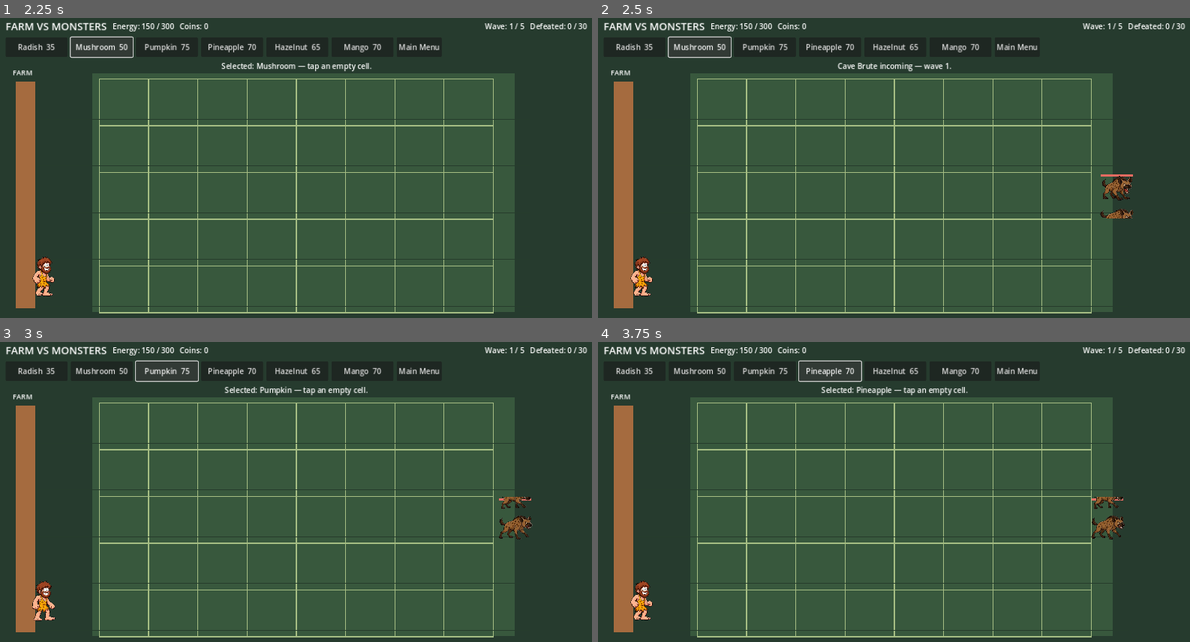
Above: before the commit, frames 1-4 (two rows, left to right).
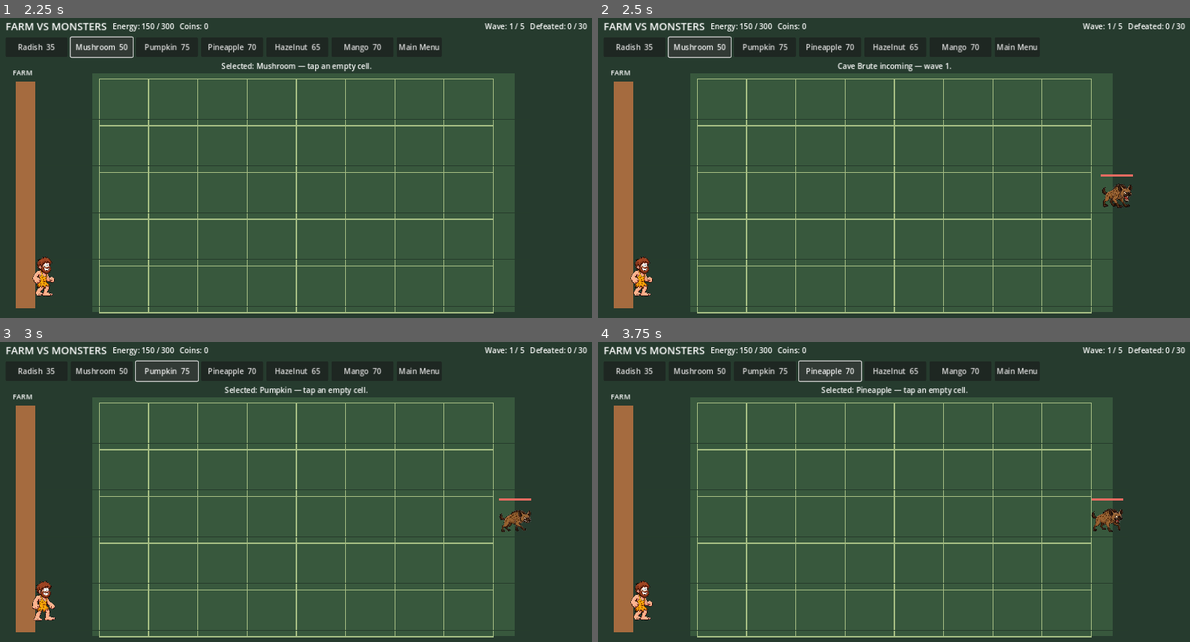
Above: after the commit, the same moments.

Repository: waelkamira/FarmVsMonsters
Game: Godot game, scene res://scenes/main.tscn
Two runs of this game, one before a commit and one after it. Both use one fixed random seed, a clock stepped at 60 frames per second and the inputs below.
Inputs:
- Up to frame 1 (2.25 s): click "Start Stage 1 — Live Combat" at 0.5 s; click "Radish 35" at 1.25 s; click "Mushroom 50" at 2 s
- Up to frame 2 (2.5 s): no input
- Up to frame 3 (3 s): click "Pumpkin 75" at 2.75 s
- Up to frame 4 (3.75 s): click "Pineapple 70" at 3.5 s

Frame 1 is identical in both runs. In frame 2, 0.5% of the frame differs, in the area x 84-91%, y 52-67%; in frame 3, 0.4%; in frame 4, 0.5%.

Commit message:
Correct hyena atlas frame grids after visual inspection

Diff:
--- a/godot/scripts/live_battle.gd
+++ b/godot/scripts/live_battle.gd
@@ -175,10 +175,10 @@
 	if monster_sprite_frames == null:
 		monster_sprite_frames = SpriteFrames.new()
 		_append_sheet_animation(monster_sprite_frames, "idle", "res://assets/characters/monsters/hyena/hyena-idle.png", 3, 1, 4.0, true)
-		_append_sheet_animation(monster_sprite_frames, "walk", "res://assets/monsters/hyena/hyena-walk.png", 3, 2, 8.0, true)
-		_append_sheet_animation(monster_sprite_frames, "run", "res://assets/monsters/hyena/hyena-run.png", 3, 2, 12.0, true)
+		_append_sheet_animation(monster_sprite_frames, "walk", "res://assets/monsters/hyena/hyena-walk.png", 3, 3, 8.0, true)
+		_append_sheet_animation(monster_sprite_frames, "run", "res://assets/monsters/hyena/hyena-run.png", 3, 3, 12.0, true)
 		_append_sheet_animation(monster_sprite_frames, "bite", "res://assets/monsters/hyena/hyena-bite.png", 3, 2, 8.0, true)
-		_append_sheet_animation(monster_sprite_frames, "hit", "res://assets/monsters/hyena/hyena-hit.png", 3, 2, 12.0, false)
+		_append_sheet_animation(monster_sprite_frames, "hit", "res://assets/monsters/hyena/hyena-hit.png", 3, 1, 12.0, false)
 		_append_sheet_animation(monster_sprite_frames, "death", "res://assets/monsters/hyena/hyena-death.png", 3, 2, 8.0, false)
 	var sprite := AnimatedSprite2D.new()
 	sprite.sprite_frames = monster_sprite_frames
